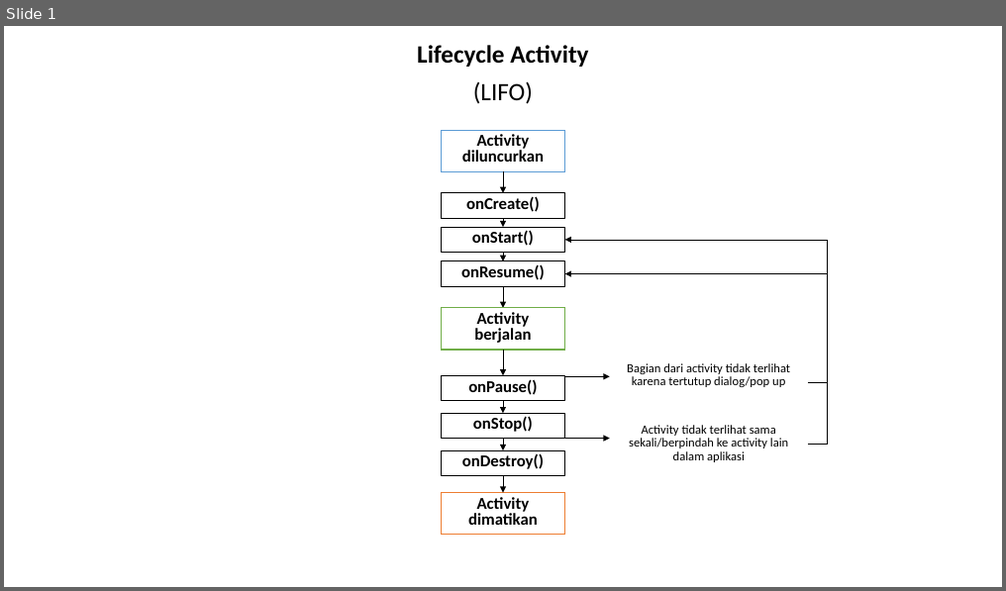
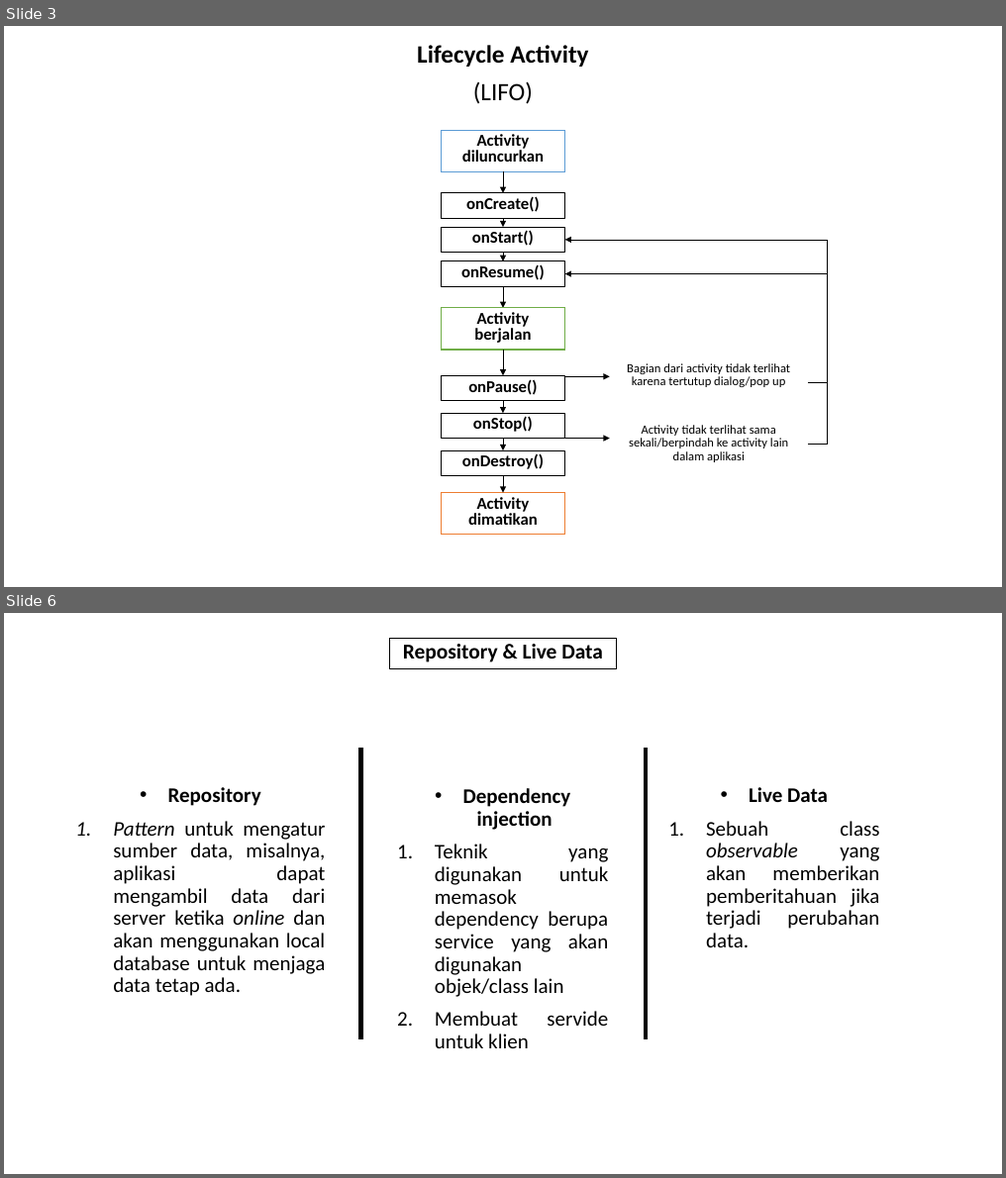
Before and after one commit to gunadermawan/curriculumVitae, a slide deck: proSistimatikaAuto/Presentation.pptx. Shown one above the other, each under a label of ours: slide 1 before the commit, slides 3 and 6 after it; the slides between them are not shown. The pictures are 1006x591 and 1006x1178 pixels, drawn with LibreOffice and Linux fonts; fonts in the diff are those of the drawing. Boxes give left, top, right and bottom in pixels: in the first picture for what was removed or moved away, otherwise in the second. Text is boxed around its words. In the diff, an @@ line names an element or a change of style, - is before the commit and + after.

```diff
--- a/proSistimatikaAuto/Presentation.pptx
+++ b/proSistimatikaAuto/Presentation.pptx
@@ slide 6 added at (x1=4, y1=613, x2=1002, y2=1174), background #FFFFFF @@
@@ subtitle added at (x1=390, y1=639, x2=617, y2=668), outline #000000 1 pt, 20.4 pt, text #000000, bold @@
+Repository & Live Data
@@ rectangle added at (x1=359, y1=748, x2=363, y2=1039), fill #000000, outline #000000 1 pt @@
@@ rectangle added at (x1=645, y1=748, x2=648, y2=1039), fill #000000, outline #000000 1 pt @@
@@ text added at (x1=113, y1=787, x2=326, y2=996), 20 pt, text #000000 @@
+• Repository
+1. Pattern untuk mengatur sumber data, misalnya, aplikasi dapat mengambil data dari server ketika online dan akan menggunakan local database untuk menjaga data tetap ada.
@@ text added at (x1=435, y1=788, x2=609, y2=1049), 20 pt, text #000000 @@
+• Dependency injection
+1. Teknik yang digunakan untuk memasok dependency berupa service yang akan digunakan objek/class lain
+2. Membuat servide untuk klien
@@ text added at (x1=706, y1=787, x2=879, y2=948), 20 pt, text #000000 @@
+• Live Data
+1. Sebuah class observable yang akan memberikan pemberitahuan jika terjadi perubahan data.
@@ what was slide 1 is now slide 3 @@
```
Also in this commit, not shown: 1 slide changed, 3 other slides added, 6 other files.
